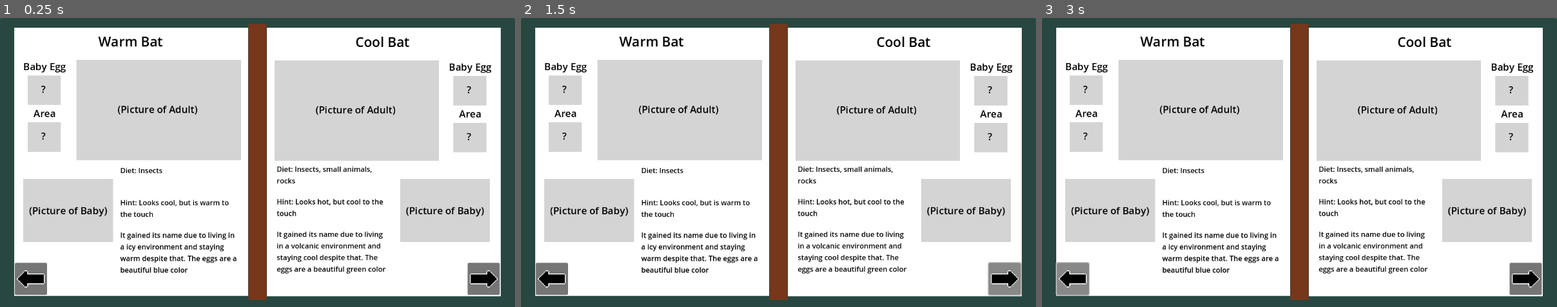
Above: before the commit, frames 1-3 (left to right).
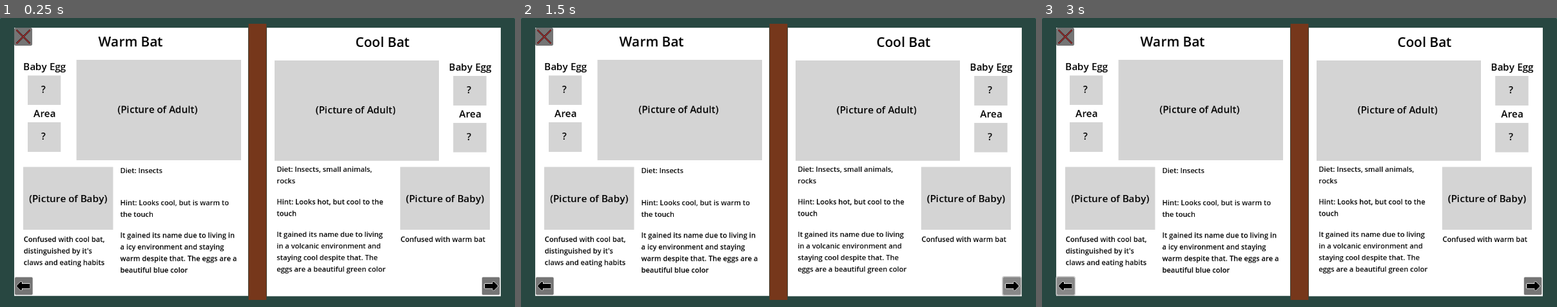
Above: after the commit, the same moments.

Repository: FrostyEmby/cafe-dot-secret-ingredient
Game: Godot game, scene res://scenes/bestiary.tscn
Two runs of this game, one before a commit and one after it. Both use one fixed random seed, a clock stepped at 60 frames per second and the inputs below. This scene is started directly instead of the project's main scene.
Inputs (mouse positions are in pixels of both pictures, inside the frame that each line leads up to; where the layout moved, square brackets give the same spot in the first picture):
- Up to frame 1 (0.25 s): no input
- Up to frame 2 (1.5 s): click (546, 286) [551, 278] at 0.5 s; click (1010, 286) [1005, 278] at 1.25 s
- Up to frame 3 (3 s): click (1531, 286) [1526, 278] at 2 s; click (1067, 286) [1072, 278] at 2.75 s

The runs differ from the first frame. In frame 1, 5.3% of the frame differs, in the area x 2-98%, y 3-96%; in frame 2, 5.4%, in the area x 2-98%, y 3-97%; in frame 3, 5.4%.

Commit message:
Creature stats and bestiary template
Added a template for creature stats and associated images, as well as updating the bestiary layout

Diff:
--- a/project.godot
+++ b/project.godot
@@ -15,6 +15,10 @@
 config/features=PackedStringArray("4.5", "GL Compatibility")
 config/icon="res://icon.svg"
 
+[audio]
+
+buses/default_bus_layout="res://resources/default_bus_layout.tres"
+
 [rendering]
 
 renderer/rendering_method="gl_compatibility"
--- /dev/null
+++ b/resources/fire-moth.tres
@@ -0,0 +1,13 @@
+[gd_resource type="Resource" script_class="Stats" load_steps=2 format=3 uid="uid://dosts8w07go7f"]
+
+[ext_resource type="Script" uid="uid://cqr8dj8toeqen" path="res://scripts/creature-stats.gd" id="1_lo3cw"]
+
+[resource]
+script = ExtResource("1_lo3cw")
+name = "Fire Moth"
+diet = "Insects, small animals"
+hint = "Red hair, glows"
+confused_with = "Electric dragonfly"
+description = "Attracted to dark areas"
+incubator = 2
+metadata/_custom_type_script = "uid://cqr8dj8toeqen"
--- a/scenes/bestiary.tscn
+++ b/scenes/bestiary.tscn
@@ -1,7 +1,9 @@
-[gd_scene load_steps=10 format=3 uid="uid://puey23wcodsh"]
-
-[ext_resource type="Texture2D" uid="uid://bbemsiywr7gre" path="res://art/icons/Forward.png" id="1_smylb"]
-[ext_resource type="Texture2D" uid="uid://dubt5x0ntj1od" path="res://art/icons/back.png" id="2_36r6s"]
+[gd_scene load_steps=13 format=3 uid="uid://puey23wcodsh"]
+
+[ext_resource type="Script" uid="uid://dbtlv6p44ft57" path="res://scripts/bestiary.gd" id="1_lqwxb"]
+[ext_resource type="Texture2D" uid="uid://bwsf1rkahhv6a" path="res://art/icons/Exit.png" id="2_8u4y0"]
+[ext_resource type="Texture2D" uid="uid://c5son408o0nng" path="res://art/icons/back-small.png" id="2_lqwxb"]
+[ext_resource type="Texture2D" uid="uid://chvqbwaulnv8y" path="res://art/icons/forward-small.png" id="4_j3mqr"]
 
 [sub_resource type="LabelSettings" id="LabelSettings_eq67u"]
 font_size = 30
@@ -27,6 +29,9 @@
 font_color = Color(0, 0, 0, 1)
 
 [sub_resource type="LabelSettings" id="LabelSettings_lqwxb"]
+font_color = Color(0, 0, 0, 1)
+
+[sub_resource type="LabelSettings" id="LabelSettings_mq4o6"]
 font_color = Color(0, 0, 0, 1)
 
 [node name="Bestiary" type="Control"]
@@ -38,6 +43,7 @@
 offset_bottom = -648.0
 grow_horizontal = 2
 grow_vertical = 2
+script = ExtResource("1_lqwxb")
 
 [node name="Background" type="Panel" parent="."]
 layout_mode = 1
@@ -137,9 +143,9 @@
 [node name="Baby Creature Picture Area3" type="ColorRect" parent="Left Page"]
 layout_mode = 0
 offset_left = 20.0
-offset_top = 339.0
+offset_top = 312.0
 offset_right = 221.0
-offset_bottom = 480.0
+offset_bottom = 453.0
 color = Color(0.83033526, 0.83033514, 0.83033514, 1)
 
 [node name="Label" type="Label" parent="Left Page/Baby Creature Picture Area3"]
@@ -181,13 +187,29 @@
 label_settings = SubResource("LabelSettings_lqwxb")
 autowrap_mode = 3
 
+[node name="Confusion" type="Label" parent="Left Page"]
+layout_mode = 0
+offset_left = 21.0
+offset_top = 462.0
+offset_right = 219.0
+offset_bottom = 560.0
+text = "Confused with cool bat, distinguished by it's claws and eating habits"
+label_settings = SubResource("LabelSettings_mq4o6")
+autowrap_mode = 3
+
 [node name="Prev Page" type="Button" parent="Left Page"]
 layout_mode = 0
 offset_left = 1.0
-offset_top = 527.0
-offset_right = 73.0
+offset_top = 559.0
+offset_right = 41.0
 offset_bottom = 599.0
-icon = ExtResource("2_36r6s")
+icon = ExtResource("2_lqwxb")
+
+[node name="Exit" type="Button" parent="Left Page"]
+layout_mode = 0
+offset_right = 40.0
+offset_bottom = 40.0
+icon = ExtResource("2_8u4y0")
 
 [node name="Binding" type="ColorRect" parent="."]
 layout_mode = 0
@@ -288,9 +310,9 @@
 [node name="Baby Creature Picture Area2" type="ColorRect" parent="Right Page"]
 layout_mode = 0
 offset_left = 298.0
-offset_top = 339.0
+offset_top = 312.0
 offset_right = 499.0
-offset_bottom = 480.0
+offset_bottom = 453.0
 color = Color(0.83033526, 0.83033514, 0.83033514, 1)
 
 [node name="Label" type="Label" parent="Right Page/Baby Creature Picture Area2"]
@@ -332,10 +354,24 @@
 label_settings = SubResource("LabelSettings_lqwxb")
 autowrap_mode = 3
 
+[node name="Confusion" type="Label" parent="Right Page"]
+layout_mode = 0
+offset_left = 299.0
+offset_top = 462.0
+offset_right = 497.0
+offset_bottom = 560.0
+text = "Confused with warm bat"
+label_settings = SubResource("LabelSettings_mq4o6")
+autowrap_mode = 3
+
 [node name="Next Page" type="Button" parent="Right Page"]
 layout_mode = 0
-offset_left = 449.0
-offset_top = 527.0
+offset_left = 481.0
+offset_top = 559.0
 offset_right = 521.0
 offset_bottom = 599.0
-icon = ExtResource("1_smylb")
+icon = ExtResource("4_j3mqr")
+
+[connection signal="pressed" from="Left Page/Prev Page" to="." method="_on_prev_page_pressed"]
+[connection signal="pressed" from="Left Page/Exit" to="." method="_on_exit_pressed"]
+[connection signal="pressed" from="Right Page/Next Page" to="." method="_on_next_page_pressed"]
--- a/scenes/main_menu.tscn
+++ b/scenes/main_menu.tscn
@@ -1,7 +1,7 @@
 [gd_scene load_steps=7 format=3 uid="uid://dhs6v4k8dmjo4"]
 
-[ext_resource type="Script" uid="uid://dvdg3gi0uee1j" path="res://main_menu.gd" id="1_wu84c"]
-[ext_resource type="Theme" uid="uid://4vrmlk1raavy" path="res://theme.tres" id="2_8ln24"]
+[ext_resource type="Script" uid="uid://dvdg3gi0uee1j" path="res://scripts/main_menu.gd" id="1_wu84c"]
+[ext_resource type="Theme" uid="uid://4vrmlk1raavy" path="res://resources/theme.tres" id="2_8ln24"]
 [ext_resource type="Texture2D" uid="uid://b24uftqnjnnwv" path="res://art/icons/Play.png" id="3_rtw2f"]
 [ext_resource type="Texture2D" uid="uid://cgn6g6ykgffnx" path="res://art/icons/gear.png" id="4_oa1go"]
 
--- a/scenes/settings.tscn
+++ b/scenes/settings.tscn
@@ -1,6 +1,6 @@
 [gd_scene load_steps=7 format=3 uid="uid://bgagifdev40yk"]
 
-[ext_resource type="Theme" uid="uid://4vrmlk1raavy" path="res://theme.tres" id="1_5p8wc"]
+[ext_resource type="Theme" uid="uid://4vrmlk1raavy" path="res://resources/theme.tres" id="1_5p8wc"]
 [ext_resource type="Script" uid="uid://bval0fmdjaet" path="res://scenes/settings.gd" id="1_r6d6q"]
 [ext_resource type="Texture2D" uid="uid://dubt5x0ntj1od" path="res://art/icons/back.png" id="3_6wm04"]
 
--- /dev/null
+++ b/scripts/bestiary.gd
@@ -0,0 +1,13 @@
+extends Control
+
+
+func _on_next_page_pressed() -> void:
+	pass # Replace with function body.
+
+
+func _on_prev_page_pressed() -> void:
+	pass # Replace with function body.
+
+
+func _on_exit_pressed() -> void:
+	pass # Replace with function body.
--- /dev/null
+++ b/scripts/creature-stats.gd
@@ -0,0 +1,18 @@
+extends Resource
+class_name Stats
+
+@export var name : String
+@export var diet : String
+@export var hint : String
+@export var confused_with : String
+@export var description : String
+
+enum hatchery {COLD_DRY, COLD_WET, TEMPERATE_DRY, TEMPERATE_WET, HOT_DRY, HOT_WET}
+enum habitat {VOLCANO, AQUATIC, DESERT, JUNGLE, SNOW, GRASSLAND}
+
+@export var incubator : hatchery
+@export var terrarium : habitat
+
+@export var egg : Image
+@export var baby_detailed : Image
+@export var adult_detailed : Image
Binary file added: art/icons/Exit.png
Not shown, added: art/icons/Exit.png.import
Binary file added: art/icons/back-small.png
Not shown, added: art/icons/back-small.png.import
Binary file added: art/icons/forward-small.png
Not shown, added: art/icons/forward-small.png.import
Renamed: default_bus_layout.tres -> resources/default_bus_layout.tres
Renamed: theme.tres -> resources/theme.tres
Not shown, added: scripts/bestiary.gd.uid
Not shown, added: scripts/creature-stats.gd.uid
Renamed: main_menu.gd -> scripts/main_menu.gd
Renamed: main_menu.gd.uid -> scripts/main_menu.gd.uid
